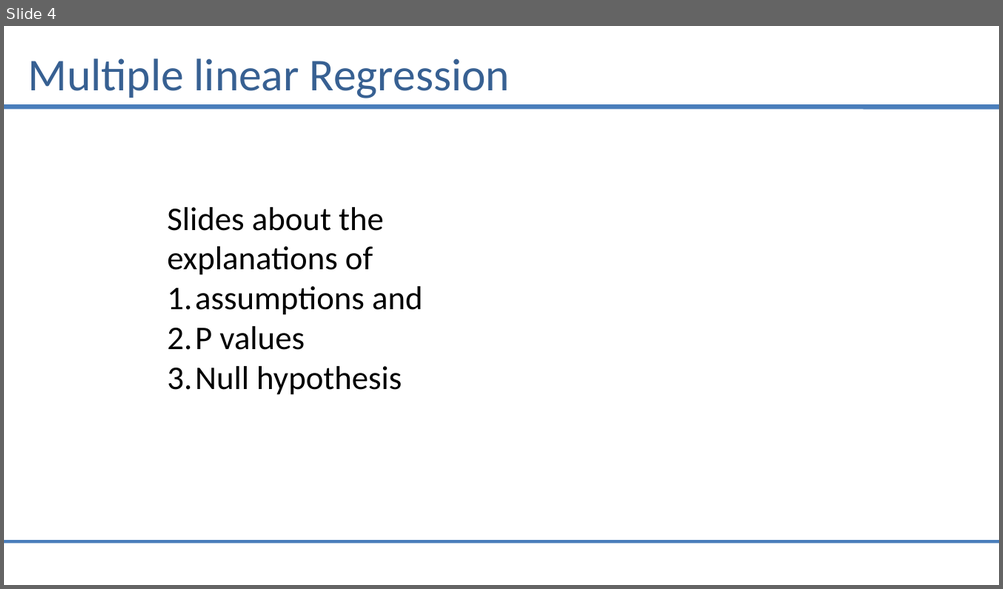
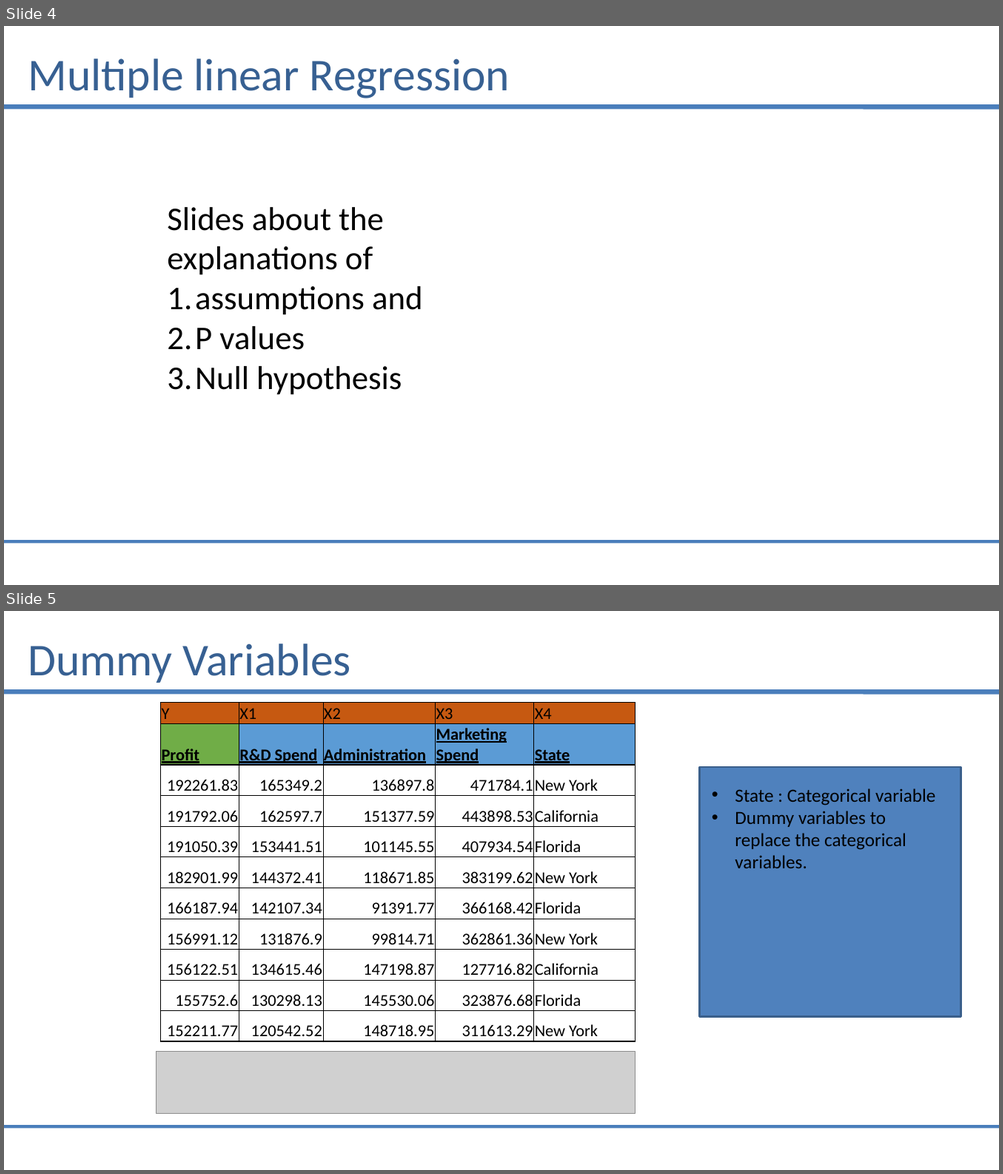
Before and after one commit to saiprasad94/DataSciencePython, a slide deck: Multiple_Linear_Regression/Multiple_linear_Regression.pptx. Shown one above the other, each under a label of ours: slide 4 before the commit, slides 4 and 5 after it. The pictures are 1003x589 and 1003x1174 pixels, drawn with LibreOffice and Linux fonts; fonts in the diff are those of the drawing; grey boxes stand for pictures. Boxes give left, top, right and bottom in pixels: in the first picture for what was removed or moved away, otherwise in the second. Text is boxed around its words. In the diff, an @@ line names an element or a change of style, - is before the commit and + after.

Commit message:
Dummy variables

```diff
--- a/Multiple_Linear_Regression/Multiple_linear_Regression.pptx
+++ b/Multiple_Linear_Regression/Multiple_linear_Regression.pptx
@@ slide 5 added at (4, 611, 999, 1170), background #FFFFFF; not listed: 2 template elements that a slide beside it also shows @@
@@ title added at (28, 644, 351, 683), 44 pt, text #376092 @@
+Dummy Variables
@@ table added at (161, 703, 634, 1045), 11 rows, 5 columns @@
+Y | X1 | X2 | X3 | X4
+Profit | R&D Spend | Administration | Marketing Spend | State
+192261.83 | 165349.2 | 136897.8 | 471784.1 | New York
+191792.06 | 162597.7 | 151377.59 | 443898.53 | California
+191050.39 | 153441.51 | 101145.55 | 407934.54 | Florida
+182901.99 | 144372.41 | 118671.85 | 383199.62 | New York
+166187.94 | 142107.34 | 91391.77 | 366168.42 | Florida
+156991.12 | 131876.9 | 99814.71 | 362861.36 | New York
+156122.51 | 134615.46 | 147198.87 | 127716.82 | California
+155752.6 | 130298.13 | 145530.06 | 323876.68 | Florida
+152211.77 | 120542.52 | 148718.95 | 311613.29 | New York
@@ rectangle added at (700, 767, 961, 1017), fill #4F81BD, outline #3A5F8C 2 pt @@
@@ text added at (734, 789, 935, 869), 18 pt, text #000000 @@
+• State : Categorical variable
+• Dummy variables to replace the categorical variables.
@@ picture added at (156, 1051, 635, 1113) @@
```
Also in this commit, not shown: 2 slides changed, 2 other slides added.
